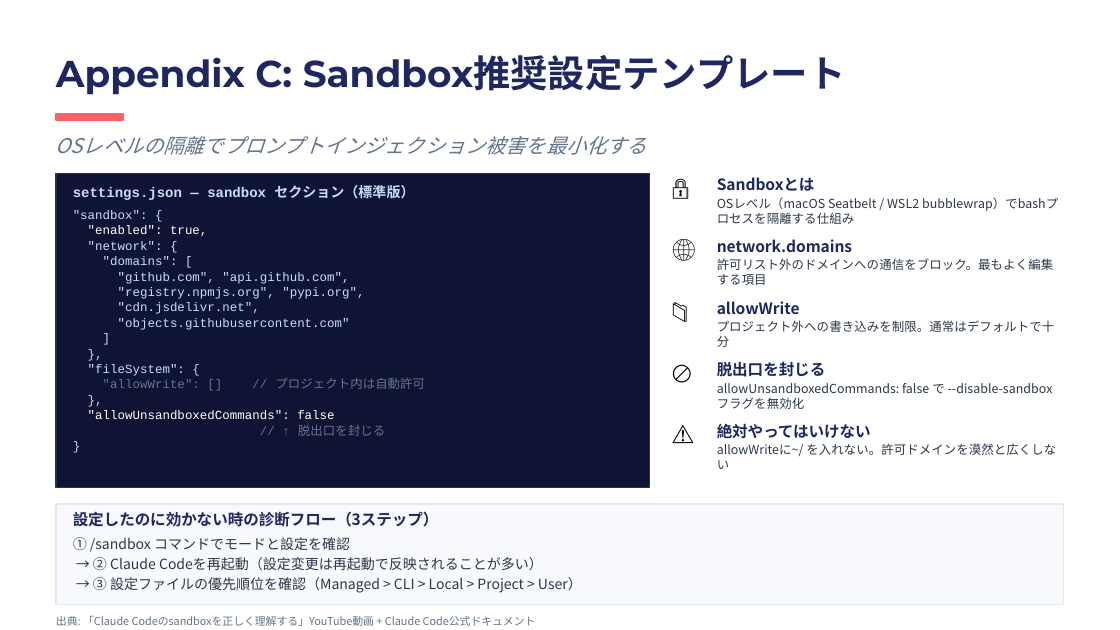
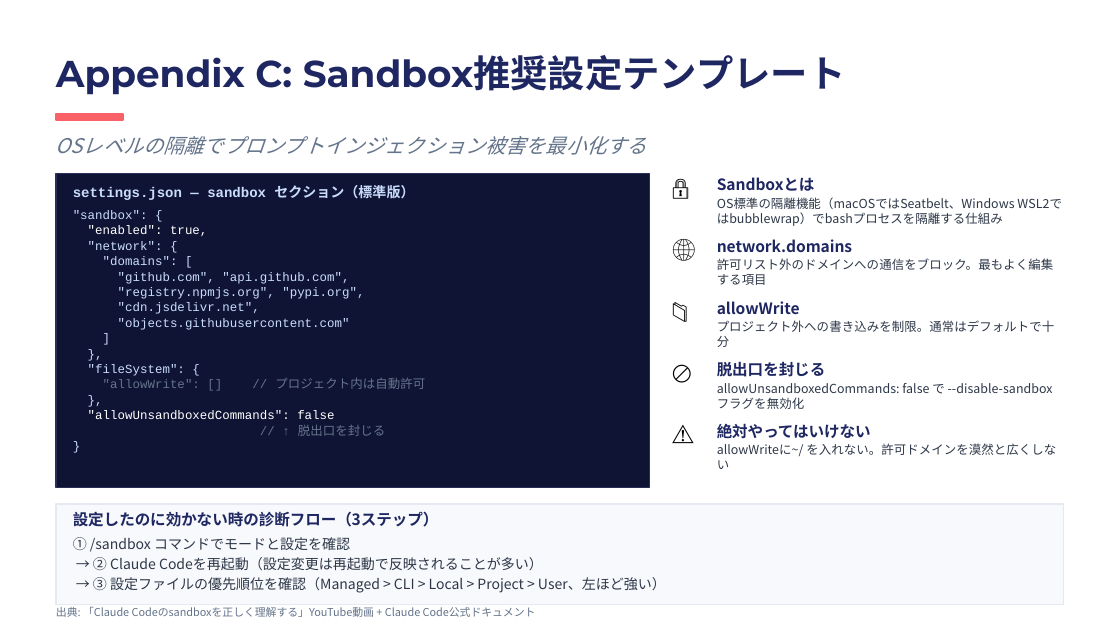
Before and after one commit to ktsuchida11/ClaudeWorkshop, a slide deck: slide 15 of session1/session1_full.pptx. Drawn at 1120x630 pixels with LibreOffice and Linux fonts; fonts in the diff are those of the drawing. Boxes give left, top, right and bottom in pixels: in the first picture for what was removed or moved away, otherwise in the second. Text is boxed around its words. In the diff, an @@ line names an element or a change of style, - is before the commit and + after.

```diff
--- a/session1/session1_full.pptx
+++ b/session1/session1_full.pptx
@@ text at [717,197,1015,226]: text changed @@
-OSレベル（macOS Seatbelt / WSL2 bubblewrap）でbashプロセスを隔離する仕組み
+OS標準の隔離機能（macOSではSeatbelt、Windows WSL2ではbubblewrap）でbashプロセスを隔離する仕組み
@@ text at [93,577,666,593]: text changed @@
-→ ③ 設定ファイルの優先順位を確認（Managed > CLI > Local > Project > User）
+→ ③ 設定ファイルの優先順位を確認（Managed > CLI > Local > Project > User、左ほど強い）
@@ text "出典: 「Claude Codeのsandboxを正しく理解する」YouTube動画 + Claude ...": place and size @@
-text "出典: 「Claude Codeのsandboxを正しく理解する」YouTube動画 + Claude ..." at [56,616,536,626]
+text "出典: 「Claude Codeのsandboxを正しく理解する」YouTube動画 + Claude ..." at [56,607,536,617]
```
Also in this commit, not shown: 14 other slides changed.
